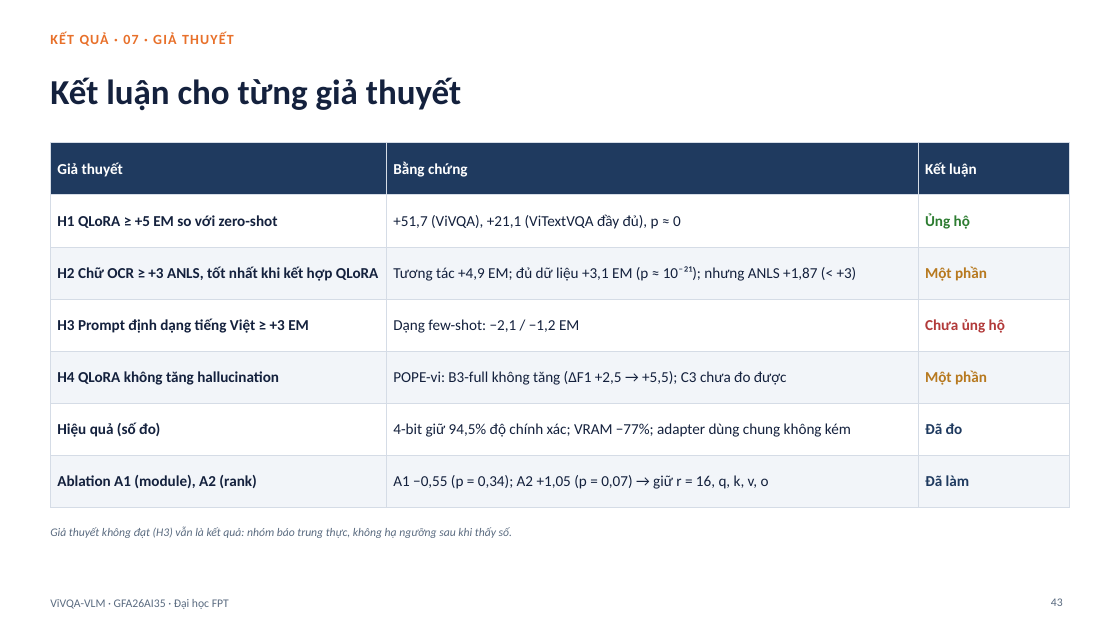
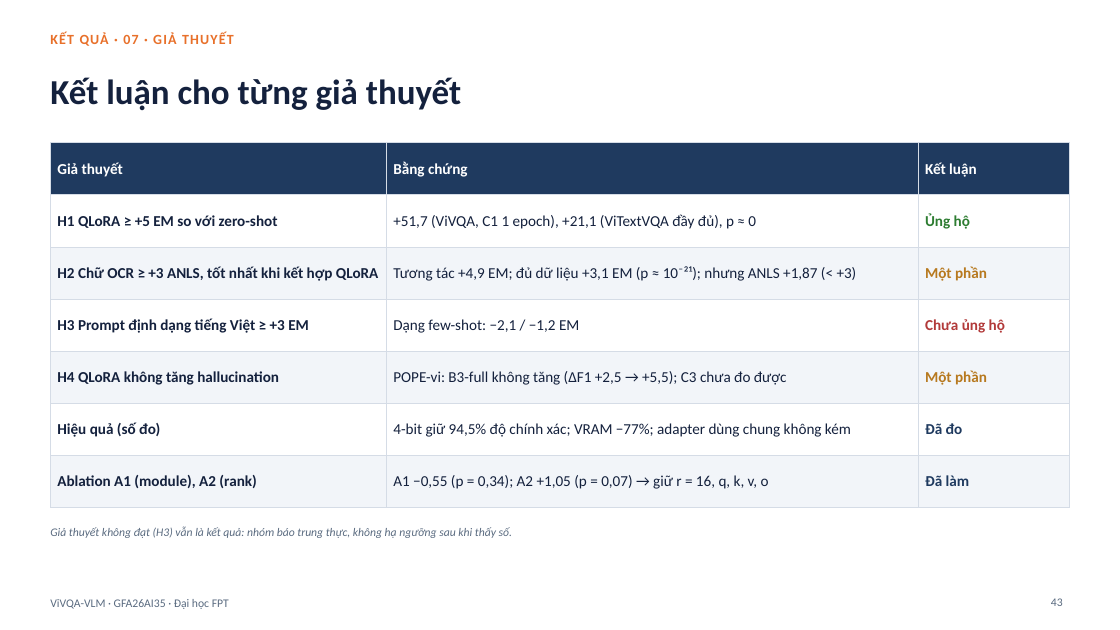
Before and after one commit to PLHGNAOH/ViVQA-VLM, a slide deck: slide 43 of docs/04_slides/KLTN_TV_Claude.pptx. Drawn at 1120x630 pixels with LibreOffice and Linux fonts; fonts in the diff are those of the drawing; background and template pictures are left out. Boxes give left, top, right and bottom in pixels: in the first picture for what was removed or moved away, otherwise in the second. Text is boxed around its words. In the diff, an @@ line names an element or a change of style, - is before the commit and + after.

```diff
--- a/docs/04_slides/KLTN_TV_Claude.pptx
+++ b/docs/04_slides/KLTN_TV_Claude.pptx
@@ table at [50, 143, 1070, 493] @@
-row 2, column 2: +51,7 (ViVQA), +21,1 (ViTextVQA đầy đủ), p ≈ 0
+row 2, column 2: +51,7 (ViVQA, C1 1 epoch), +21,1 (ViTextVQA đầy đủ), p ≈ 0
```
Also in this commit, not shown: 5 other slides changed, 7 other files.
